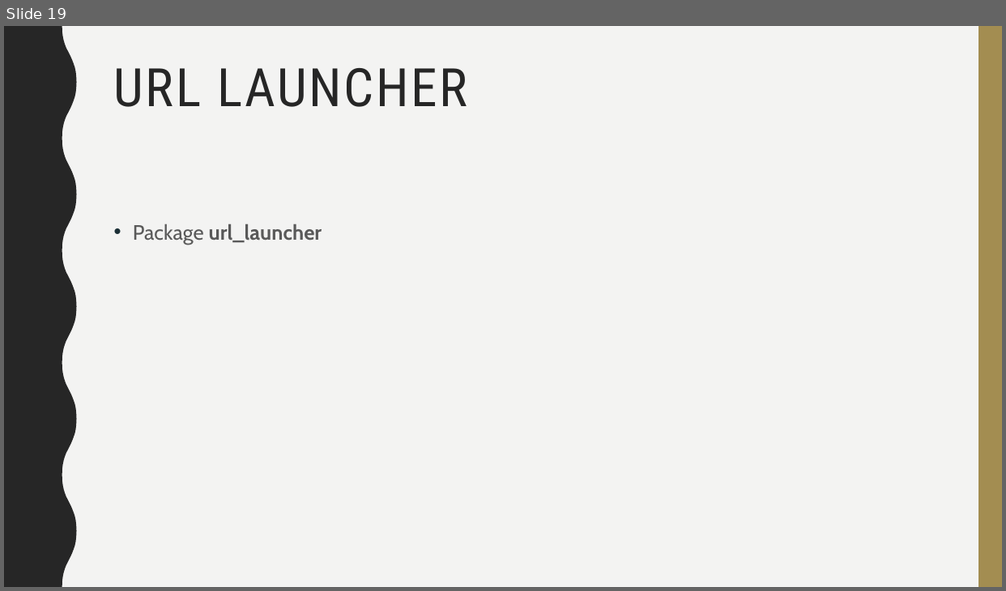
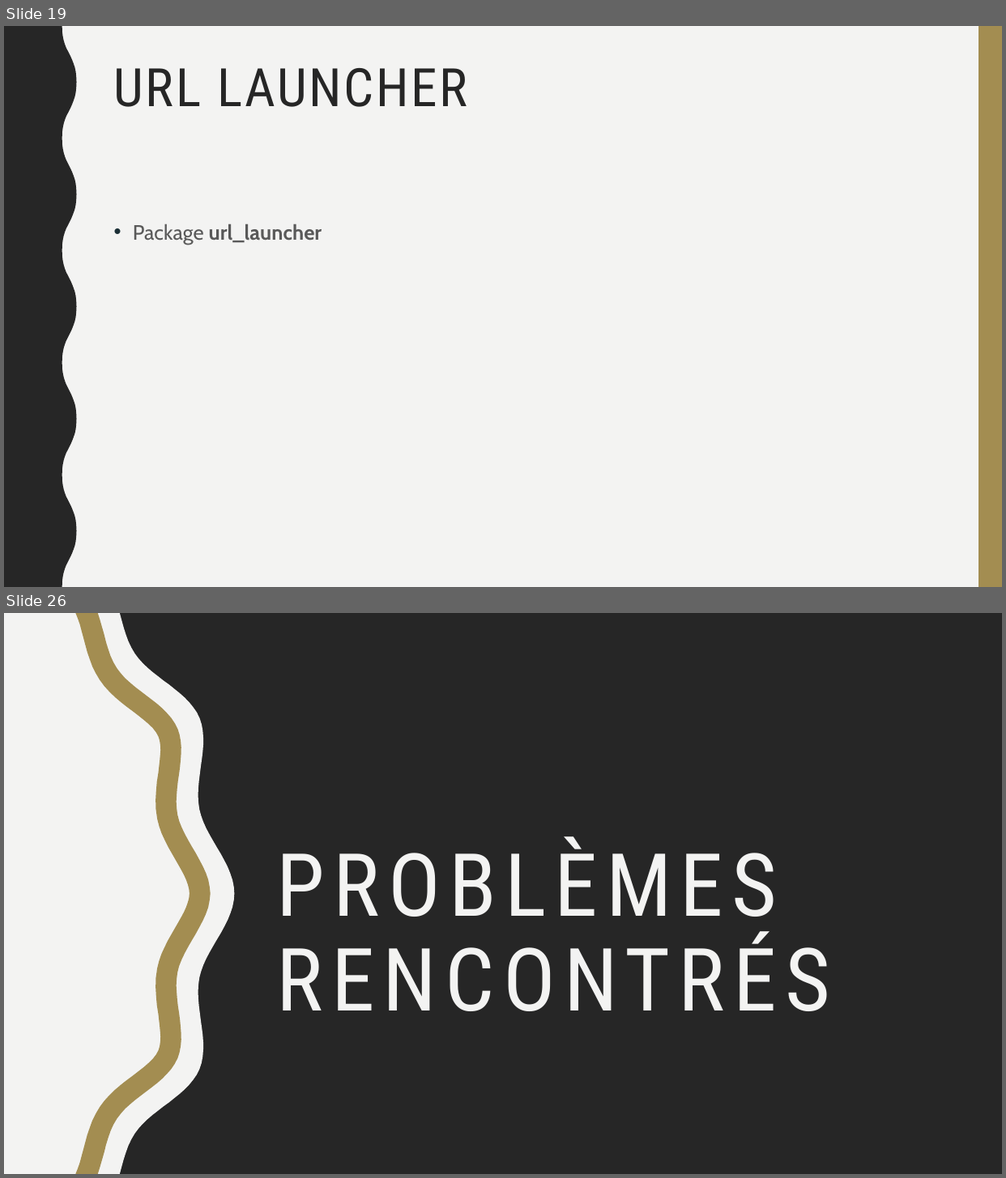
Before and after one commit to Tristan54/Mobile-projects, a slide deck: présentation.odp. Shown one above the other, each under a label of ours: slide 19 before the commit, slides 19 and 26 after it; the slides between them are not shown. The pictures are 1006x591 and 1006x1178 pixels, drawn with LibreOffice and Linux fonts; fonts in the diff are those of the drawing. Boxes give left, top, right and bottom in pixels: in the first picture for what was removed or moved away, otherwise in the second. Text is boxed around its words. In the diff, an @@ line names an element or a change of style, - is before the commit and + after.

Commit message:
présentation

```diff
--- a/présentation.odp
+++ b/présentation.odp
@@ slide 26 added at [4,613,1002,1174], background #262626 @@
@@ freeform shape added at [4,613,235,1174], fill #F3F3F2 @@
@@ freeform shape added at [76,613,211,1174], fill #A38D51 @@
@@ title added at [277,837,830,1012], 84 pt, text #F3F3F2 @@
+PROBLÈMES RENCONTRÉS
```
Also in this commit, not shown: 8 other slides added, 1 other file.
